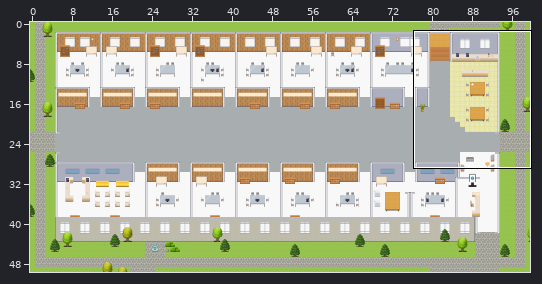
A Tiled map (JSON) gets an edit: maps/CS-Product-Fulfillment-Platform.tmj. Above: a wide view before the commit, with the close-up outlined.
Close-up. As it was:
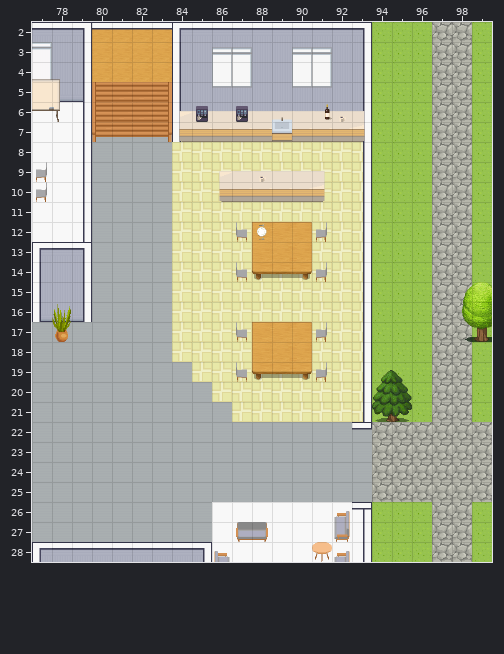
Cells are 32x32 px. Shown: x 77..99, y 2..28. The commit also changed other parts of the map, which this record leaves out.
New version:
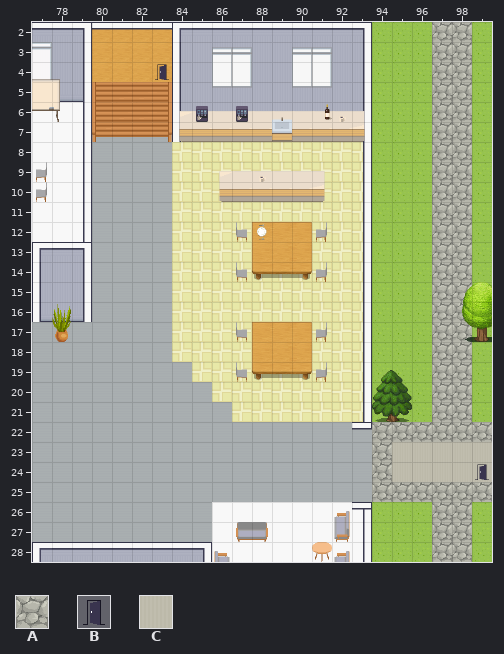
Key: from "Exterior": A 638; from "User_Zones": B 65; from "room2": C 328.
_ is an empty cell.
Change:
{"where": "layer \"outside\""}
{"y":23,"x":95,"old":"AAAAA","new":"CCCCC"}
{"y":24,"x":95,"old":"AAAAA","new":"CCCCC"}
{"where": "layer \"zones\""}
{"y":4,"x":83,"old":"_","new":"B"}
{"y":24,"x":99,"old":"_","new":"B"}
{"label":"added","picture_box":[155,64,169,80]}
{"label":"changed","picture_box":[392,442,492,482]}
